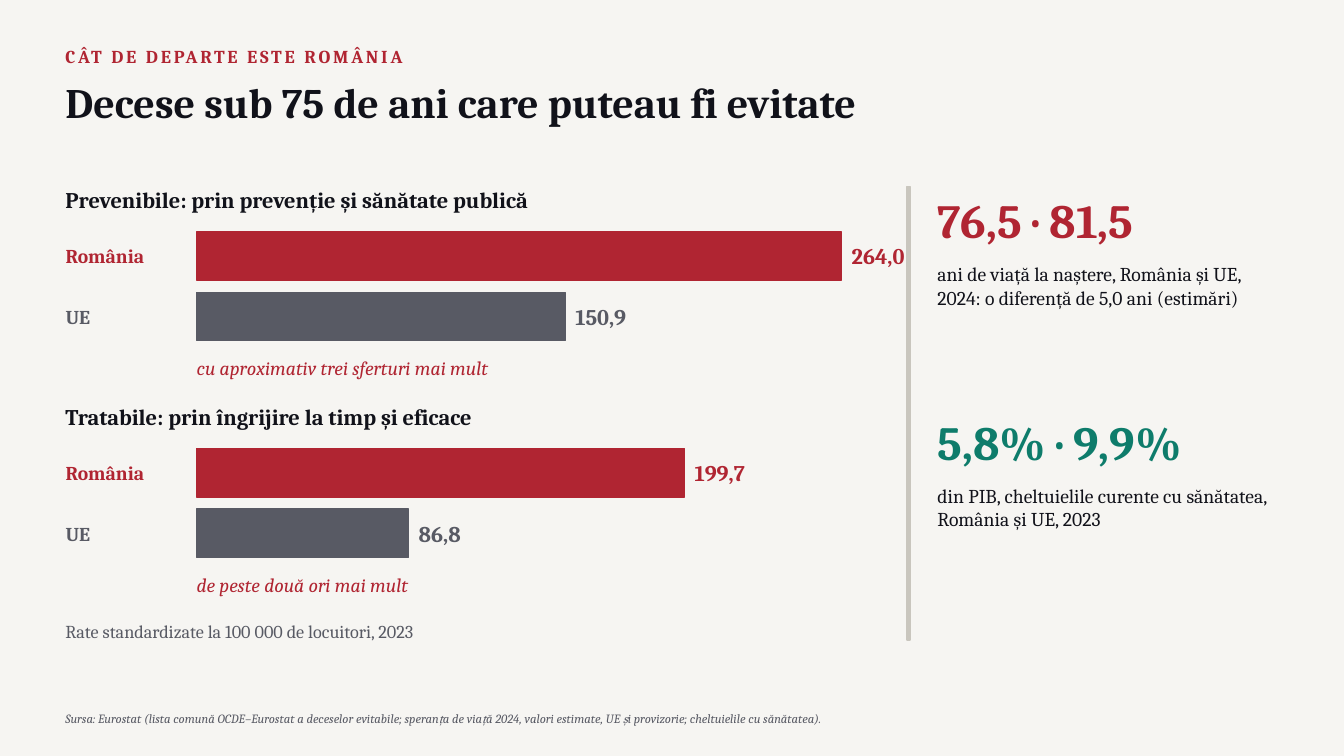
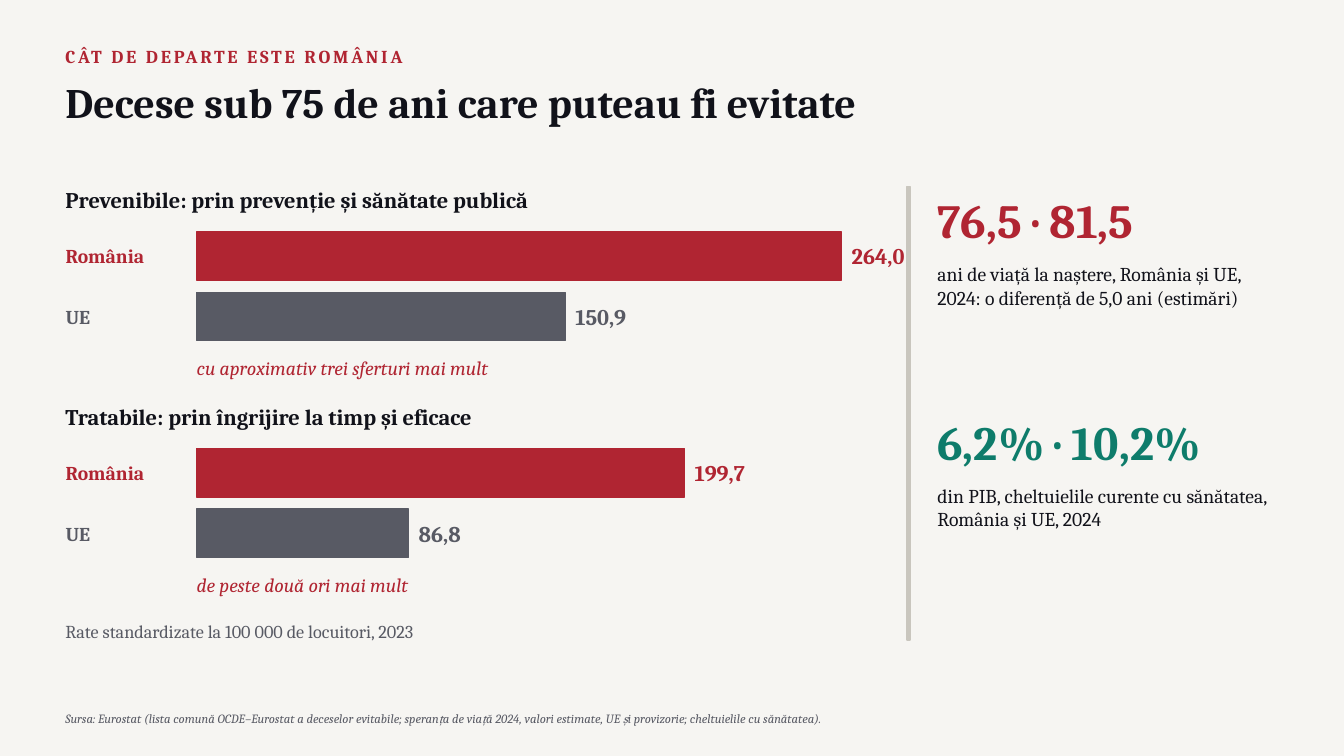
Before and after one commit to apana-prog/cursuri-umf, a slide deck: slide 13 of SPM_MGVI/ro/fisiere/C01.pptx. Drawn at 1344x756 pixels with LibreOffice and Linux fonts; fonts in the diff are those of the drawing. Boxes give left, top, right and bottom in pixels: in the first picture for what was removed or moved away, otherwise in the second. Text is boxed around its words. In the diff, an @@ line names an element or a change of style, - is before the commit and + after.

```diff
--- a/SPM_MGVI/ro/fisiere/C01.pptx
+++ b/SPM_MGVI/ro/fisiere/C01.pptx
@@ text at box(937, 427, 1201, 467): text changed @@
-5,8% · 9,9%
+6,2% · 10,2%
@@ text at box(937, 489, 1268, 530): text changed @@
-din PIB, cheltuielile curente cu sănătatea, România și UE, 2023
+din PIB, cheltuielile curente cu sănătatea, România și UE, 2024
```
Also in this commit, not shown: 36 other files.
